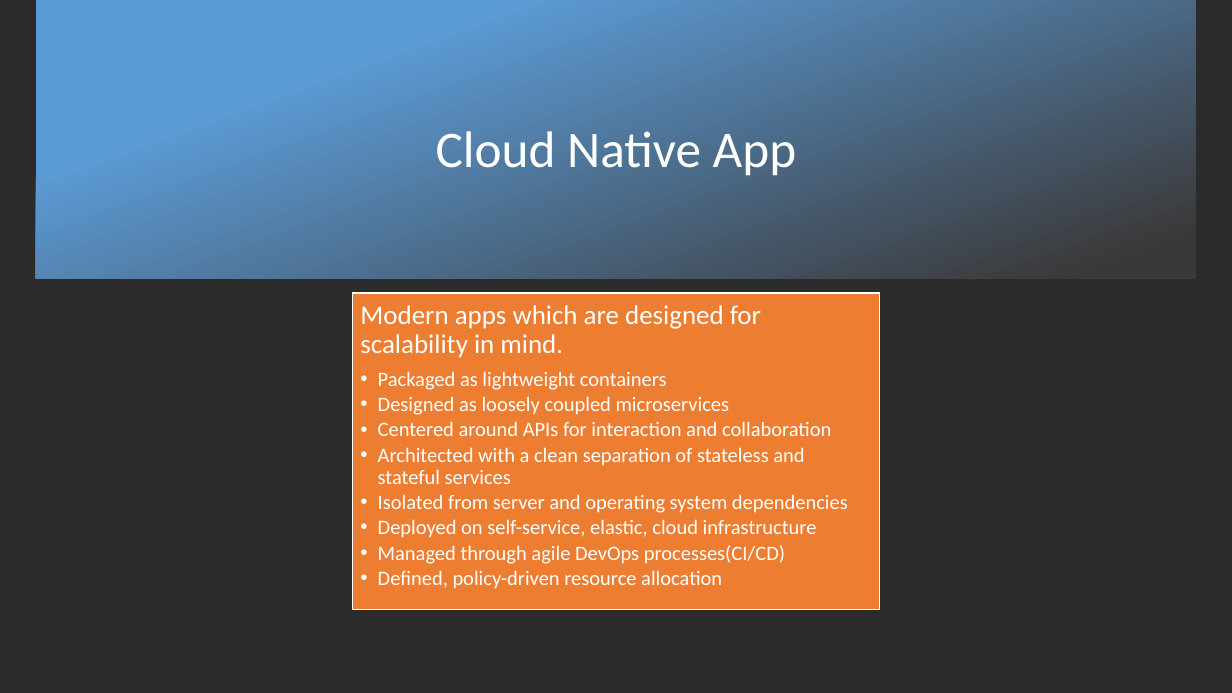
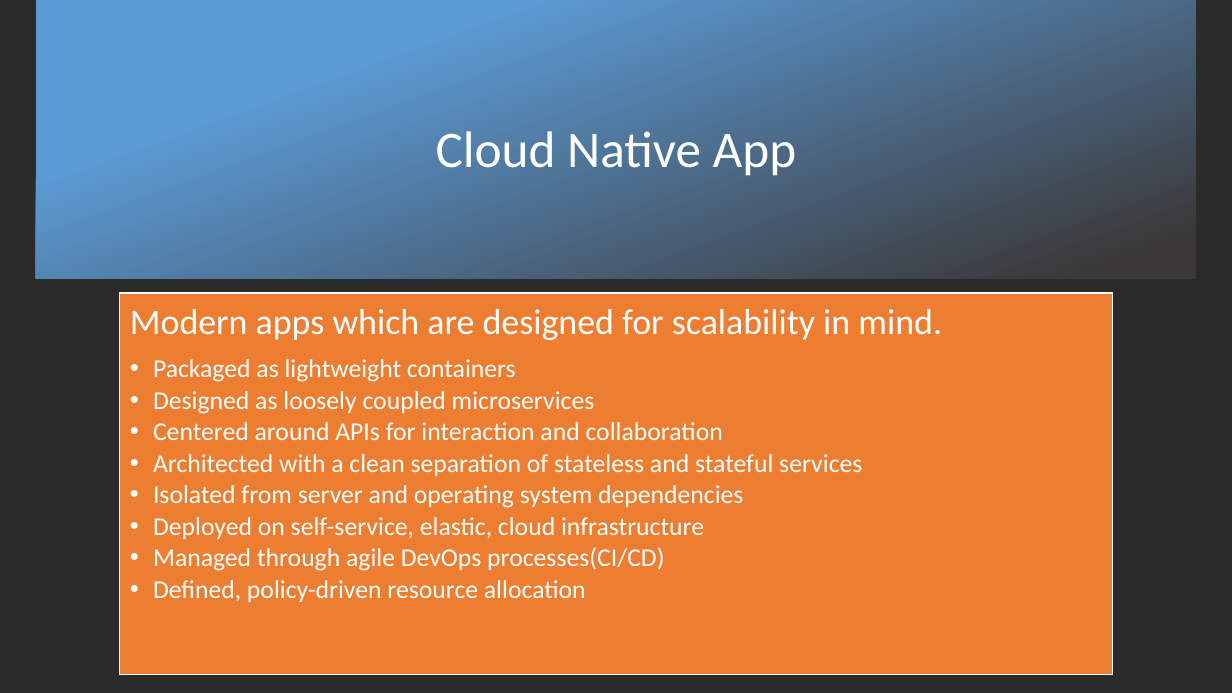
Before and after one commit to nnikunj/fdp, a slide deck: slide 3 of CloudNativeApps.pptx. Drawn at 1232x693 pixels with LibreOffice and Linux fonts; fonts in the diff are those of the drawing; background and template pictures are left out; a plain dark background stands for a picture behind light text. Boxes give left, top, right and bottom in pixels: in the first picture for what was removed or moved away, otherwise in the second. Text is boxed around its words. In the diff, an @@ line names an element or a change of style, - is before the commit and + after.

```diff
--- a/CloudNativeApps.pptx
+++ b/CloudNativeApps.pptx
@@ text "Modern apps which are designed ...": place and size @@
-text "Modern apps which are designed ..." at <box>360,305,848,589</box>
+text "Modern apps which are designed ..." at <box>130,309,942,602</box>
@@ text "Modern apps which are designed ..." at <box>130,309,942,602</box>: size 21 to 28 pt in "Modern apps which are designed for scalability ..."; size 16 to 20 pt in "Packaged as lightweight containers", "Designed as loosely coupled microservices", "Centered around APIs for interaction and collaboration", "Architected with a clean separation of stateless ..." and 4 more places; more space between paragraphs; indent changed @@
@@ rectangle: place and size @@
-rectangle at <box>352,293,880,609</box>
+rectangle at <box>119,293,1113,674</box>
```
Also in this commit, not shown: 4 other slides changed.
